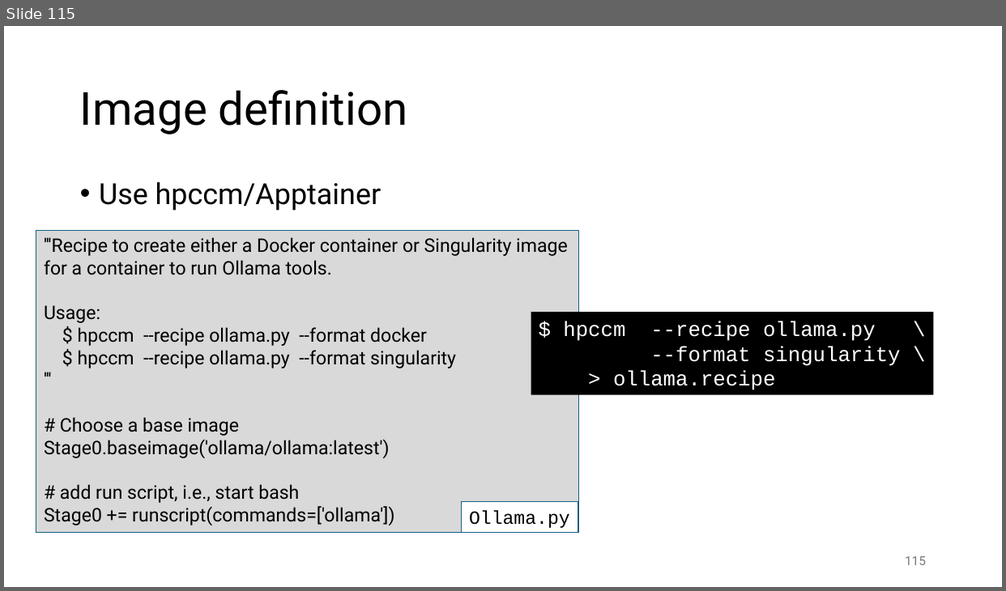
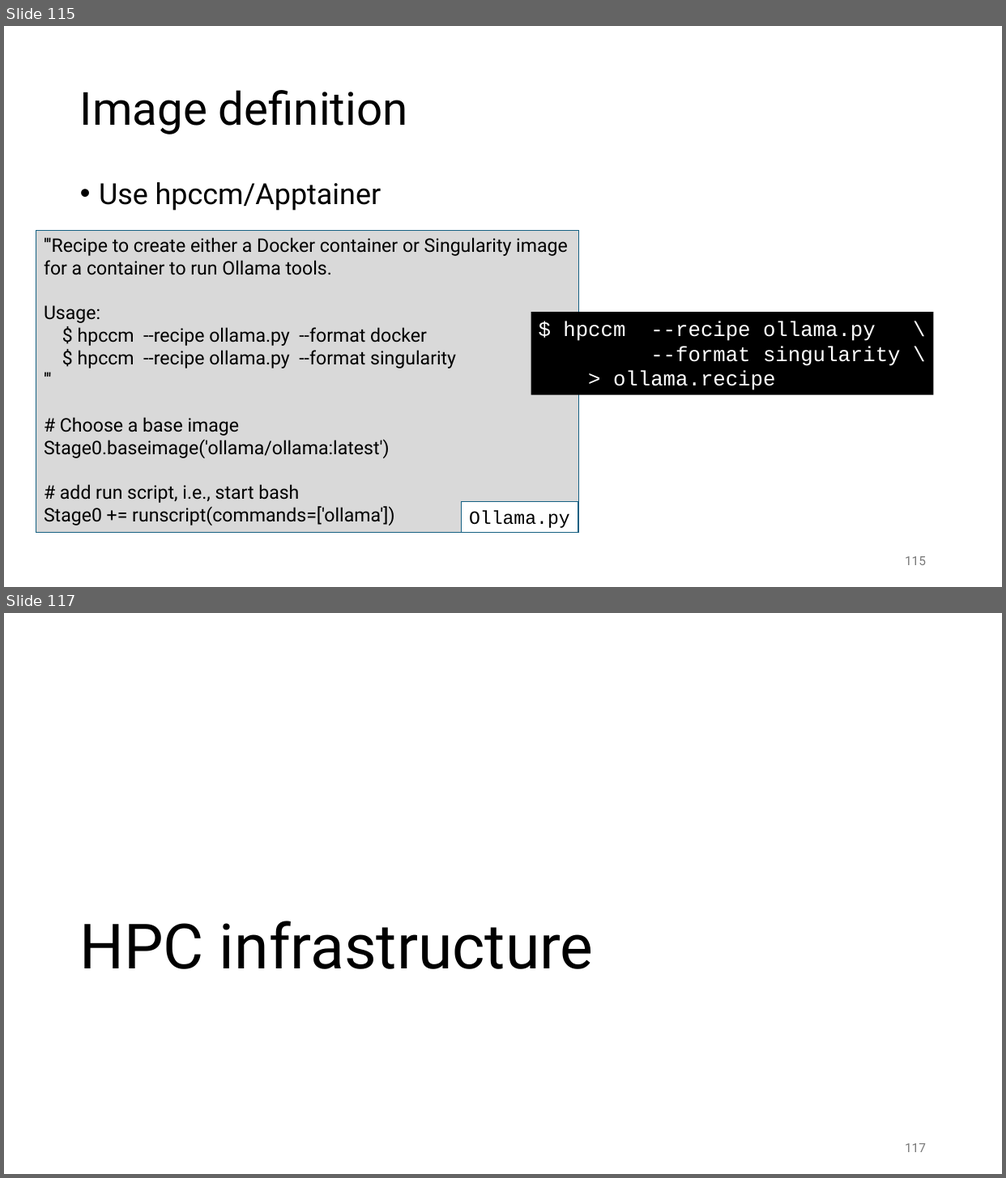
Before and after one commit to gjbex/Deploying-LLMs-locally, a slide deck: local_LLMs.pptx. Shown one above the other, each under a label of ours: slide 115 before the commit, slides 115 and 117 after it; the slides between them are not shown. The pictures are 1006x591 and 1006x1178 pixels, drawn with LibreOffice and Linux fonts; fonts in the diff are those of the drawing. Boxes give left, top, right and bottom in pixels: in the first picture for what was removed or moved away, otherwise in the second. Text is boxed around its words. In the diff, an @@ line names an element or a change of style, - is before the commit and + after.

```diff
--- a/local_LLMs.pptx
+++ b/local_LLMs.pptx
@@ slide 117 added at [4, 613, 1002, 1174], background #FFFFFF @@
@@ title added at [79, 921, 594, 969], 60 pt, text #000000 @@
+HPC infrastructure
@@ page number added at [905, 1144, 926, 1152], 12 pt, text #797979 @@
+117
```
Also in this commit, not shown: 1 slide changed, 1 other slide added.
